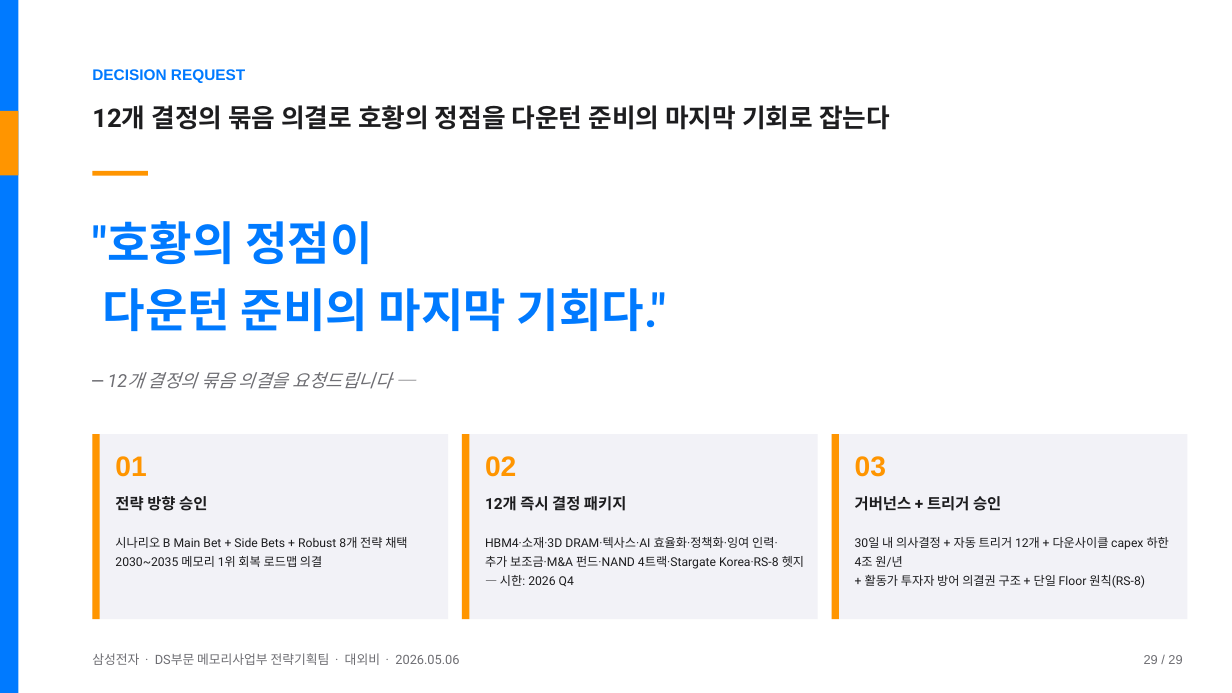
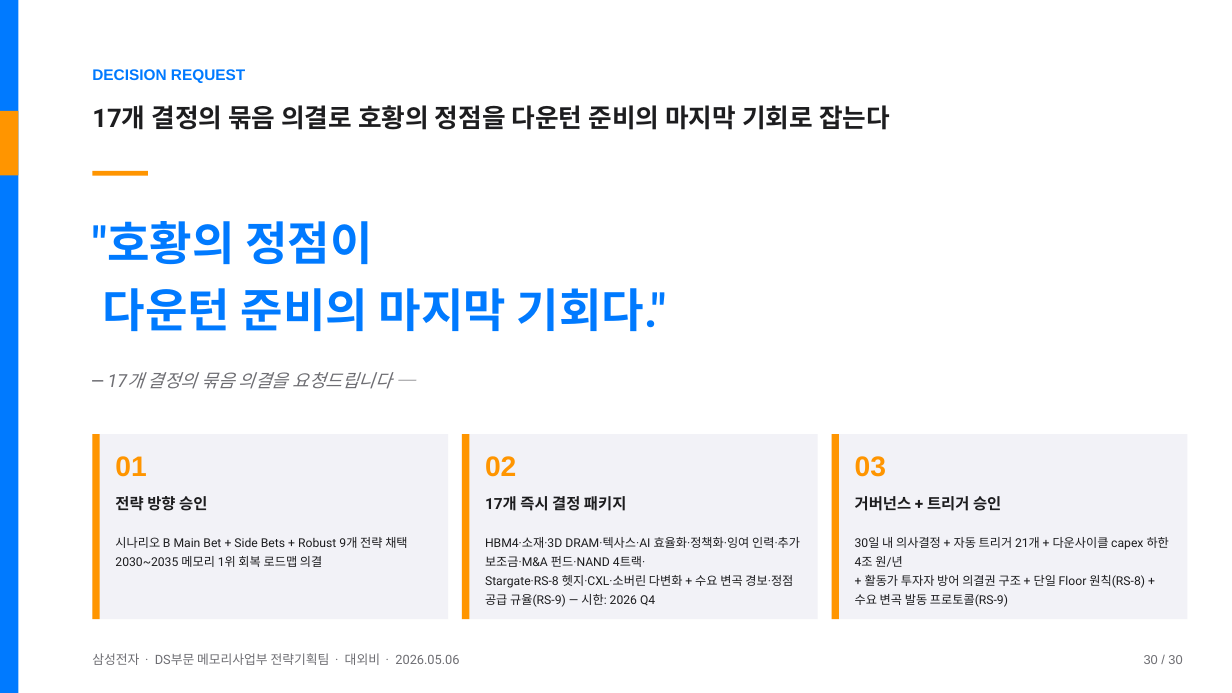
Before and after one commit to k31001/action-learning, a slide deck: slide 30 of outputs/presentation/samsung-memory-scenario-planning-apple-hig.pptx (slide 29 before the commit). Drawn at 1232x693 pixels with LibreOffice and Linux fonts; fonts in the diff are those of the drawing. Boxes give left, top, right and bottom in pixels: in the first picture for what was removed or moved away, otherwise in the second. Text is boxed around its words. In the diff, an @@ line names an element or a change of style, - is before the commit and + after.

```diff
--- a/outputs/presentation/samsung-memory-scenario-planning-apple-hig.pptx
+++ b/outputs/presentation/samsung-memory-scenario-planning-apple-hig.pptx
@@ text at (92,105,890,130): text changed @@
-12개 결정의 묶음 의결로 호황의 정점을 다운턴 준비의 마지막 기회로 잡는다
+17개 결정의 묶음 의결로 호황의 정점을 다운턴 준비의 마지막 기회로 잡는다
@@ text at (485,496,627,511): text changed @@
-12개 즉시 결정 패키지
+17개 즉시 결정 패키지
@@ text at (115,537,407,548): text changed @@
-시나리오 B Main Bet + Side Bets + Robust 8개 전략 채택
+시나리오 B Main Bet + Side Bets + Robust 9개 전략 채택
@@ text at (485,537,800,607): text changed @@
-HBM4·소재·3D DRAM·텍사스·AI 효율화·정책화·잉여 인력·
-추가 보조금·M&A 펀드·NAND 4트랙·Stargate Korea·RS-8 헷지 — 시한: 2026 Q4
+HBM4·소재·3D DRAM·텍사스·AI 효율화·정책화·잉여 인력·추가 보조금·M&A 펀드·NAND 4트랙·
+Stargate·RS-8 헷지·CXL·소버린 다변화 + 수요 변곡 경보·정점 공급 규율(RS-9) — 시한: 2026 Q4
@@ text at (855,537,1169,607): text changed @@
-30일 내 의사결정 + 자동 트리거 12개 + 다운사이클 capex 하한 4조 원/년
-+ 활동가 투자자 방어 의결권 구조 + 단일 Floor 원칙(RS-8)
+30일 내 의사결정 + 자동 트리거 21개 + 다운사이클 capex 하한 4조 원/년
++ 활동가 투자자 방어 의결권 구조 + 단일 Floor 원칙(RS-8) + 수요 변곡 발동 프로토콜(RS-9)
@@ text at (1144,655,1182,664): text changed @@
-29 / 29
+30 / 30
```
Also in this commit, not shown: 27 other slides changed, 1 slide added, 34 other files.
